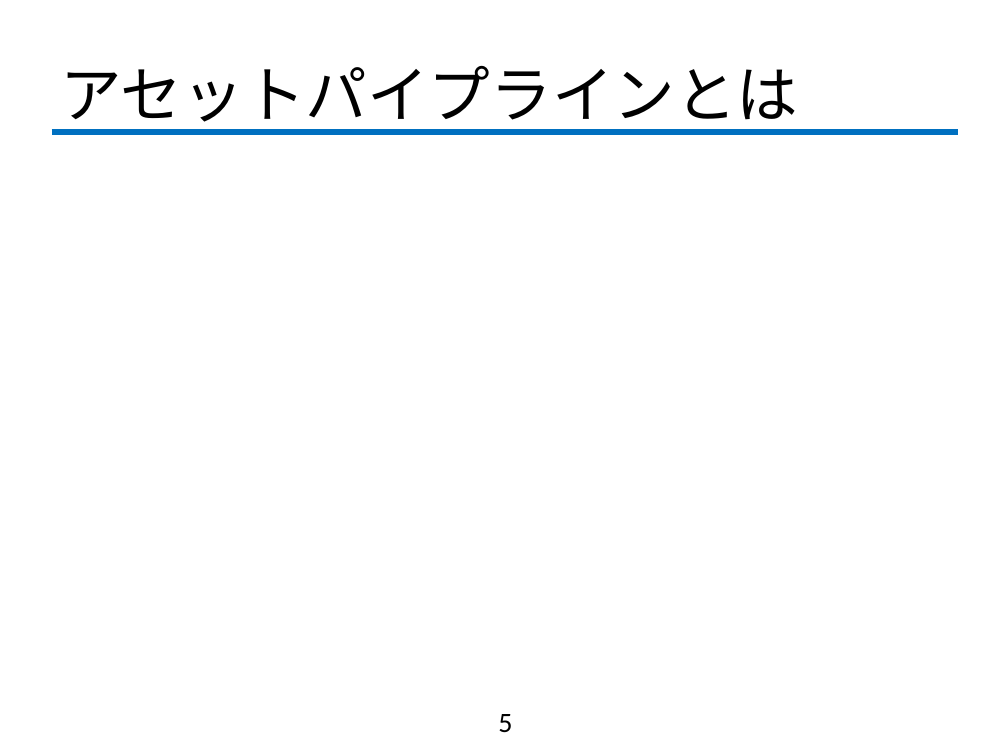
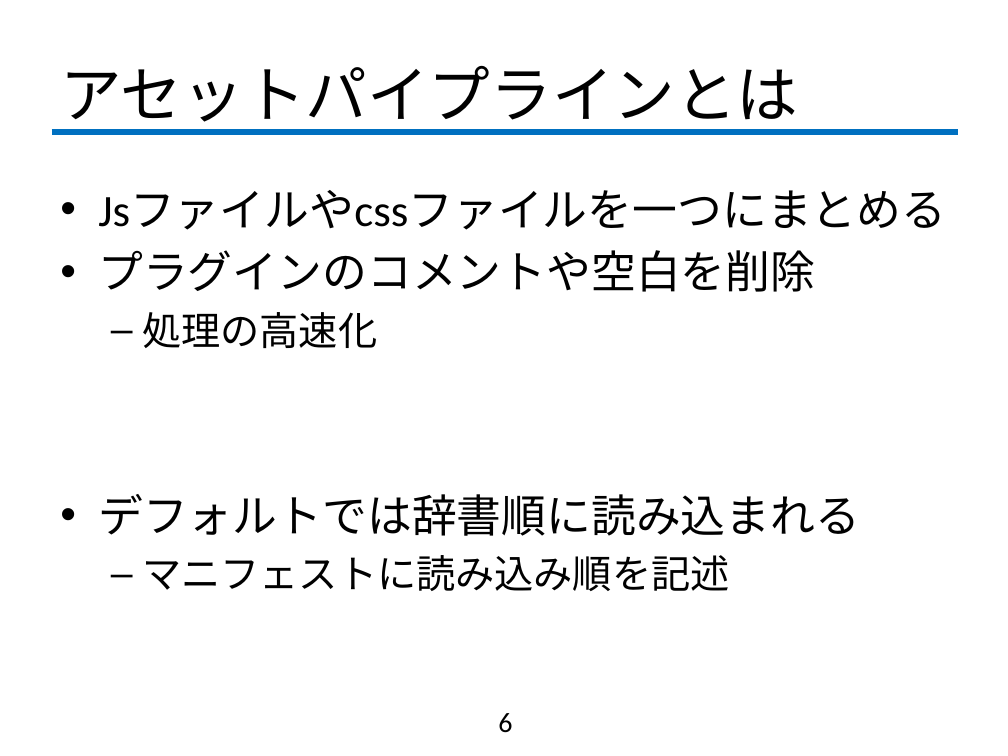
Before and after one commit to fujiLabo/fuji_simu, a slide deck: slide 6 of 1021進捗.pptx (slide 5 before the commit). Drawn at 1008x756 pixels with LibreOffice and Linux fonts; fonts in the diff are those of the drawing; background and template pictures are left out. Boxes give left, top, right and bottom in pixels: in the first picture for what was removed or moved away, otherwise in the second. Text is boxed around its words. In the diff, an @@ line names an element or a change of style, - is before the commit and + after.

```diff
--- a/1021進捗.pptx
+++ b/1021進捗.pptx
@@ text added at bbox=[98, 190, 946, 591], 32 pt, text #000000 @@
+• Jsファイルやcssファイルを一つにまとめる
+• プラグインのコメントや空白を削除
+  – 処理の高速化
+• デフォルトでは辞書順に読み込まれる
+  – マニフェストに読み込み順を記述
@@ page number at bbox=[498, 713, 512, 733]: text changed @@
-5
+6
```
Also in this commit, not shown: 3 other slides changed, 1 slide added.
